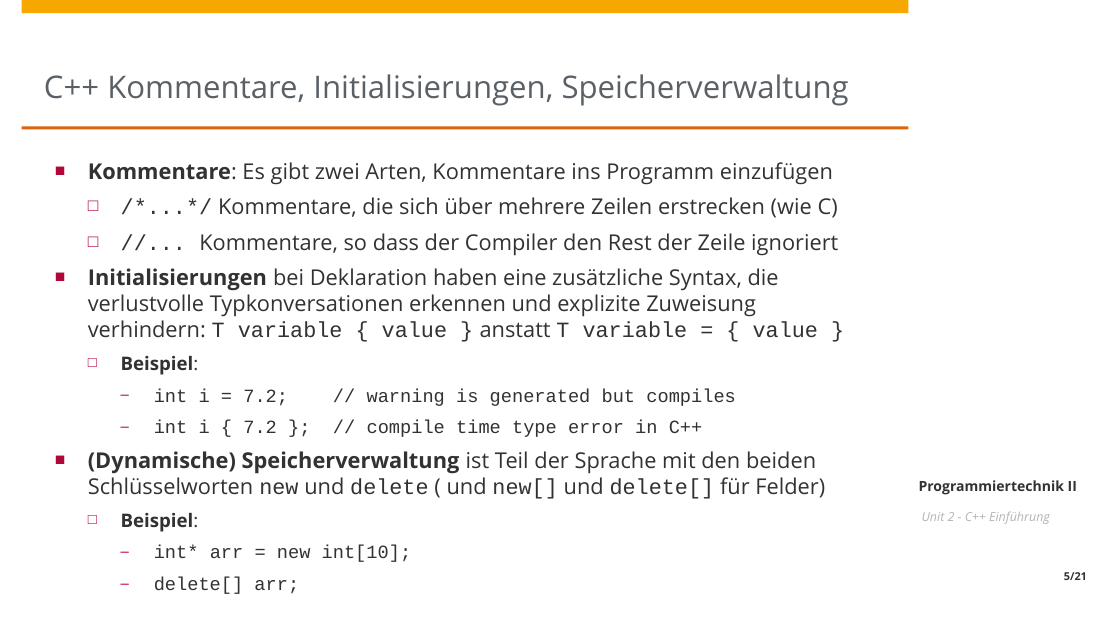
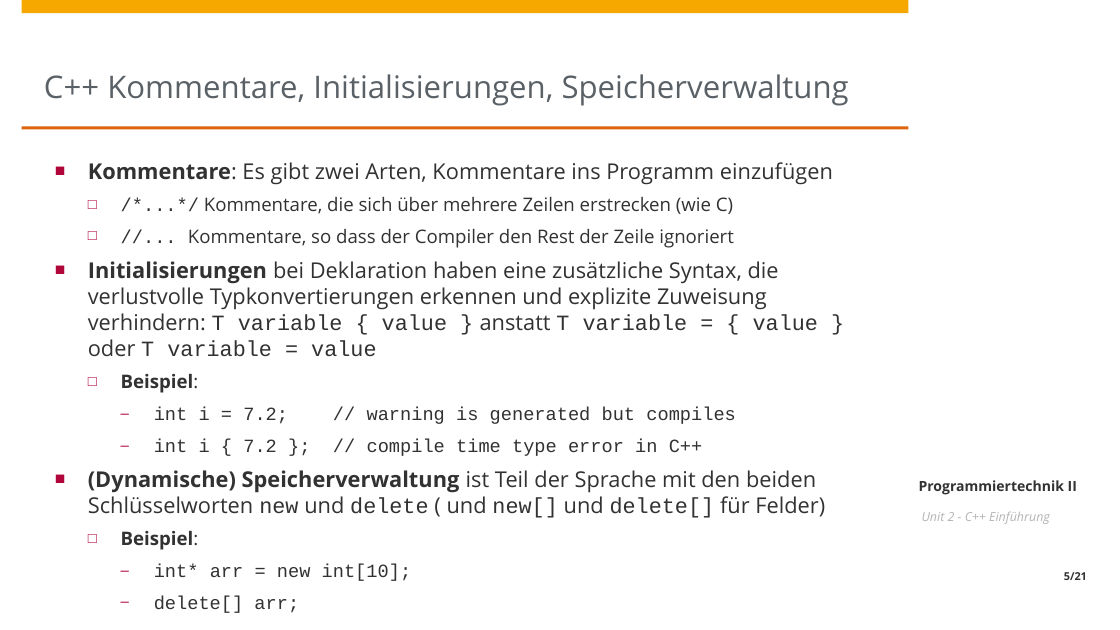
Before and after one commit to HPI-Artificial-Intelligence-Teaching/23-pt2, a slide deck: slide 5 of unit2/Unit2 - C++ Einfuehrung.pptx. Drawn at 1120x630 pixels with LibreOffice and Linux fonts; fonts in the diff are those of the drawing; background and template pictures are left out. Boxes give left, top, right and bottom in pixels: in the first picture for what was removed or moved away, otherwise in the second. Text is boxed around its words. In the diff, an @@ line names an element or a change of style, - is before the commit and + after.

```diff
--- a/unit2/Unit2 - C++ Einfuehrung.pptx
+++ b/unit2/Unit2 - C++ Einfuehrung.pptx
@@ text at bbox=[188, 197, 734, 248]: size 14 to 12 pt in "/*...*/ Kommentare, die sich über mehrere Zeilen ...", "//... Kommentare, so dass der Compiler den ..." @@
@@ text at bbox=[88, 261, 818, 357]: text changed @@
-■ Initialisierungen bei Deklaration haben eine zusätzliche Syntax, die verlustvolle Typkonversationen erkennen und explizite Zuweisung verhindern: T variable { value } anstatt T variable = { value }
+■ Initialisierungen bei Deklaration haben eine zusätzliche Syntax, die verlustvolle Typkonvertierungen erkennen und explizite Zuweisung verhindern: T variable { value } anstatt T variable = { value } oder T variable = value
```
Also in this commit, not shown: 2 other slides changed.
